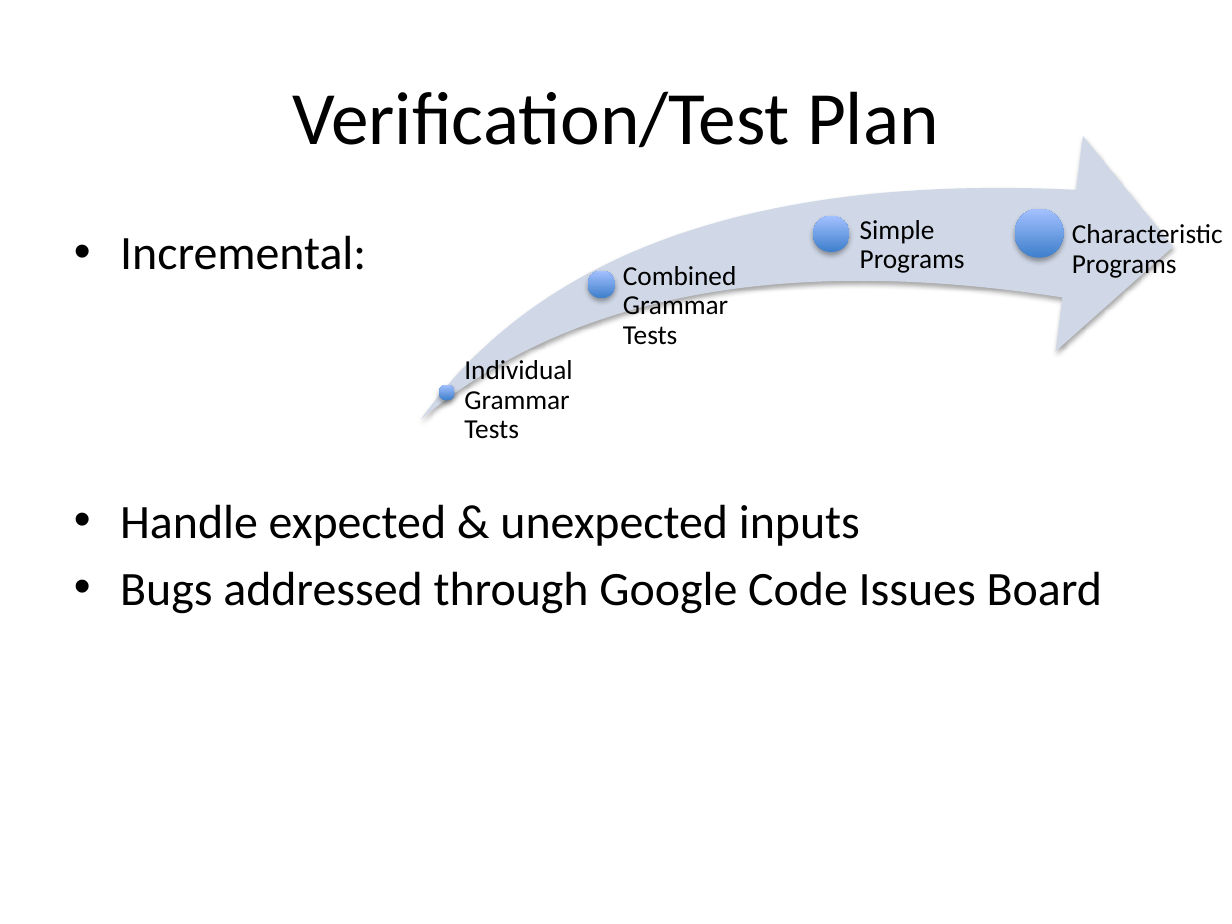
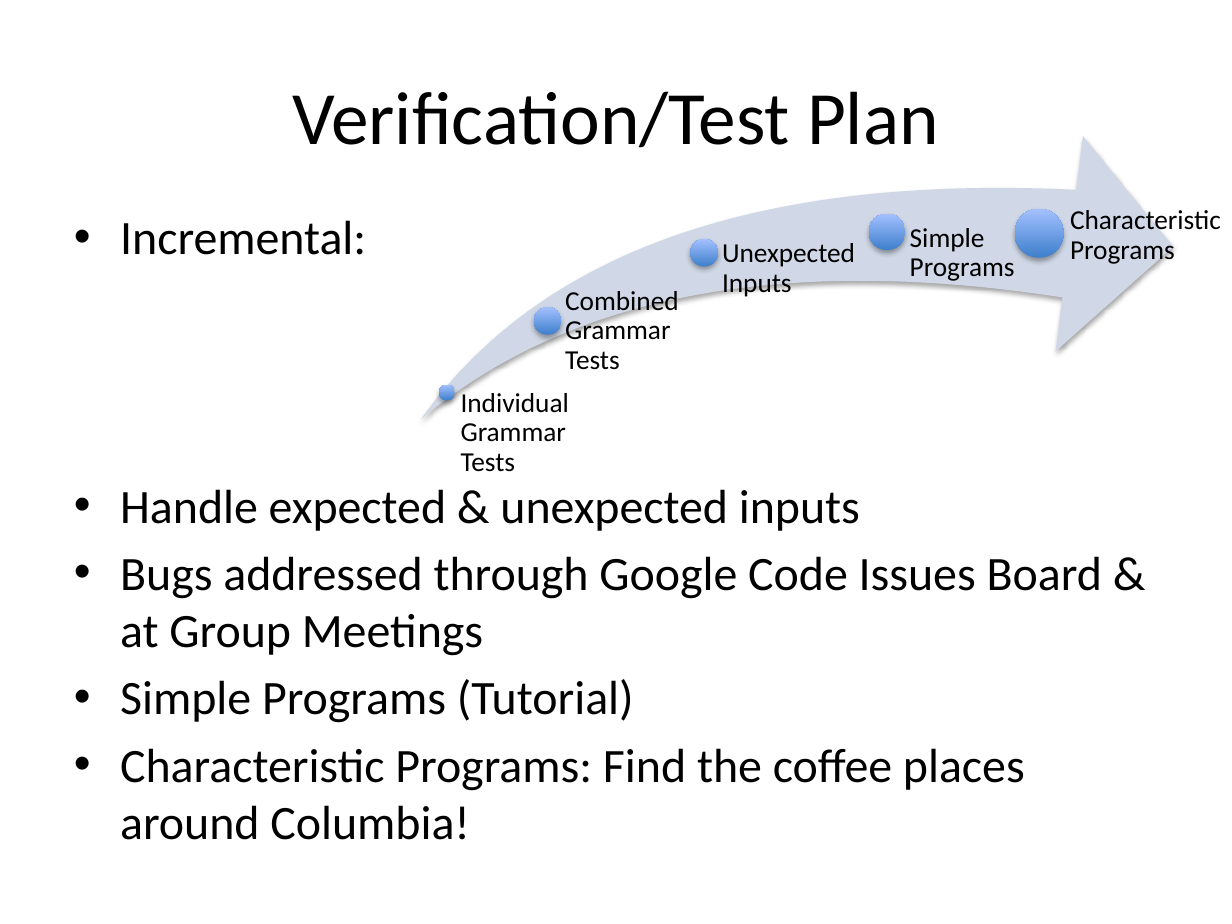
Before and after one commit to hi-itsnee/the-local-programming-language, a slide deck: slide 8 of docs/local_present.pptx. Drawn at 1232x924 pixels with LibreOffice and Linux fonts; fonts in the diff are those of the drawing. Boxes give left, top, right and bottom in pixels: in the first picture for what was removed or moved away, otherwise in the second. Text is boxed around its words. In the diff, an @@ line names an element or a change of style, - is before the commit and + after.

```diff
--- a/docs/local_present.pptx
+++ b/docs/local_present.pptx
@@ text "Incremental:": place and size @@
-text "Incremental:" at <box>120,235,1102,614</box>
+text "Incremental:" at <box>120,220,1102,840</box>
@@ text "Characteristic Programs": place and size @@
-text "Characteristic Programs" at <box>1072,221,1223,279</box>
+text "Characteristic Programs" at <box>1070,207,1221,265</box>
@@ ellipse added at <box>690,239,717,266</box>, fill gradient #3F80CE to #A4C4FF @@
@@ ellipse: place and size @@
-ellipse at <box>813,216,850,253</box>
+ellipse at <box>869,213,906,250</box>
@@ text "Simple Programs": place and size @@
-text "Simple Programs" at <box>860,220,965,273</box>
+text "Simple Programs" at <box>910,228,1015,283</box>
@@ text added at <box>722,243,855,298</box>, 16 pt, text #000000 @@
+Unexpected Inputs
@@ text "Combined Grammar Tests": place and size @@
-text "Combined Grammar Tests" at <box>623,266,737,345</box>
+text "Combined Grammar Tests" at <box>565,291,679,370</box>
@@ ellipse: place and size @@
-ellipse at <box>588,271,615,298</box>
+ellipse at <box>533,307,561,334</box>
@@ text "Individual Grammar Tests": place and size @@
-text "Individual Grammar Tests" at <box>464,357,572,439</box>
+text "Individual Grammar Tests" at <box>461,389,569,472</box>
@@ text at <box>120,556,1102,840</box>: text changed @@
-• Bugs addressed through Google Code Issues Board
+• Bugs addressed through Google Code Issues Board & at Group Meetings
+• Simple Programs (Tutorial)
+• Characteristic Programs: Find the coffee places around Columbia!
```
Also in this commit, not shown: 10 other files.
